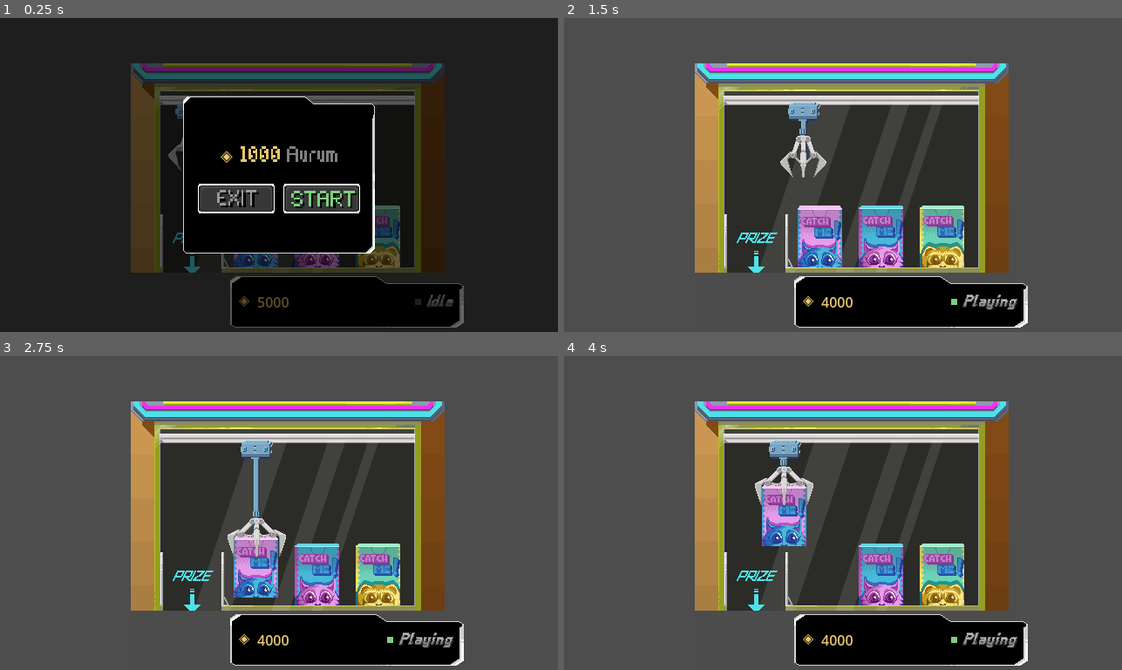
Above: before the commit, frames 1-4 (two rows, left to right).
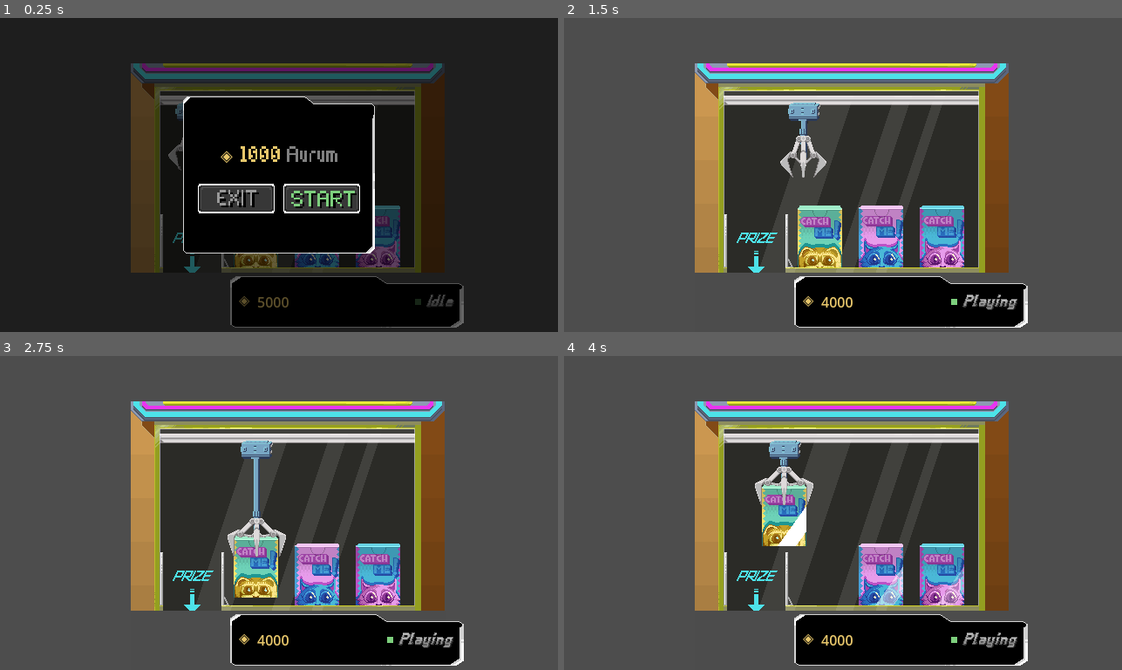
Above: after the commit, the same moments.

Repository: Sandy4j/crane_minigame
Game: Godot game, scene res://CraneMachine.tscn
The game is run twice, just before and just after one commit, with the same random seed, the same clock (stepped at 60 frames per second) and the same inputs.
Inputs:
- Up to frame 1 (0.25 s): no input
- Up to frame 2 (1.5 s): click "START" at 0.5 s; hold Right (right) from 1.28 s (still down); tap Space (grab) at 1.35 s
- Up to frame 3 (2.75 s): release Right (right) at 2.03 s; hold Left (left) from 2.03 s (still down); tap Space (grab) at 2.1 s
- Up to frame 4 (4 s): release Left (left) at 2.78 s; hold Right (right) from 2.78 s (still down); tap Space (grab) at 2.85, 3.6 s

The runs differ from the first frame. In frame 1, 1.1% of the frame differs, in the area x 41-72%, y 59-80%; in frame 2, 3.6%; in frame 3, 3.5%; in frame 4, 3.6%.

Commit message:
feat: add box highlight shader and box randomization

Diff:
--- /dev/null
+++ b/Box_Highlight.gdshader
@@ -0,0 +1,41 @@
+shader_type canvas_item;
+
+// The color that flashes when highlighting the sprite
+uniform vec4 highlight_color : source_color = vec4(1.0, 1.0, 1.0, 1.0);
+
+// Used to control the time between flashes
+uniform float frequency : hint_range(0.0, 25.0) = 0.35;
+
+// Speed of each flash
+uniform float highlight_speed : hint_range(0.0, 25.0) = 6.0;
+
+// How much area each flash covers (width)
+uniform float highlight_width : hint_range(0.0, 50.0) = 15.0;
+
+// Opacity of the highlight effect
+uniform float highlight_opacity : hint_range(0.0, 1.0) = 0.3;
+
+// Toggle for the shader effect
+uniform bool active = true;
+
+void fragment( )
+{
+	vec4 input_color = texture(TEXTURE, UV);
+
+	if (!active) {
+		COLOR = input_color;
+	} else {
+		float width = 0.001 * frequency * highlight_width / 2.0;
+
+		// can play with + or - sign for each UV
+		// to control which direction the highlight moves
+		// ex. -UV.x - UV.y makes the highlight go from
+		// top left to bottom right
+		float value = floor(sin(frequency * ((-UV.x - UV.y) + TIME * highlight_speed)) + width);
+
+		// used to control when to use input color vs highlight color
+		float highlight = (value > 0.5 ? 1.0 : 0.0) * highlight_opacity;
+		vec3 new_color = mix(input_color.rgb, highlight_color.rgb, highlight);
+		COLOR = vec4(new_color, input_color.a);
+	}
+}
--- a/CraneMachine.tscn
+++ b/CraneMachine.tscn
@@ -23,7 +23,9 @@
 [ext_resource type="Script" path="res://UI/UI.gd" id="16_e03ug"]
 [ext_resource type="FontFile" uid="uid://1m8t6fwto306" path="res://Asset/font/bistrobold.fnt" id="16_hhadh"]
 [ext_resource type="PackedScene" uid="uid://6uvblp3i1p43" path="res://UI/CraneMachinePopup.tscn" id="18_gfoak"]
+[ext_resource type="Script" path="res://Scripts/Boxes.gd" id="18_wre2g"]
 [ext_resource type="Script" path="res://UI/CraneMachinePopup.gd" id="20_v6juf"]
+[ext_resource type="Shader" path="res://Box_Highlight.gdshader" id="20_x5xuc"]
 [ext_resource type="PackedScene" uid="uid://dm3wo07cp488v" path="res://UI/CraneResult.tscn" id="21_ptm1r"]
 [ext_resource type="PackedScene" uid="uid://b6x1wttgyi7q4" path="res://UI/CraneEmpty.tscn" id="22_3p82a"]
 [ext_resource type="Script" path="res://Scripts/VFXManager.gd" id="23_vfx01"]
@@ -102,11 +104,38 @@
 
 [sub_resource type="RectangleShape2D" id="RectangleShape2D_7vbr8"]
 
+[sub_resource type="ShaderMaterial" id="ShaderMaterial_kbavm"]
+shader = ExtResource("20_x5xuc")
+shader_parameter/highlight_color = Color(1, 1, 1, 1)
+shader_parameter/frequency = 0.35
+shader_parameter/highlight_speed = 6.0
+shader_parameter/highlight_width = 15.0
+shader_parameter/highlight_opacity = 1.0
+shader_parameter/active = true
+
 [sub_resource type="RectangleShape2D" id="RectangleShape2D_3suxs"]
 size = Vector2(50, 22.5)
 
+[sub_resource type="ShaderMaterial" id="ShaderMaterial_sjhhi"]
+shader = ExtResource("20_x5xuc")
+shader_parameter/highlight_color = Color(1, 1, 1, 1)
+shader_parameter/frequency = 0.35
+shader_parameter/highlight_speed = 6.0
+shader_parameter/highlight_width = 15.0
+shader_parameter/highlight_opacity = 0.5
+shader_parameter/active = true
+
 [sub_resource type="RectangleShape2D" id="RectangleShape2D_vf5m2"]
 size = Vector2(50, 22.5)
+
+[sub_resource type="ShaderMaterial" id="ShaderMaterial_ai6rc"]
+shader = ExtResource("20_x5xuc")
+shader_parameter/highlight_color = Color(1, 1, 1, 1)
+shader_parameter/frequency = 0.35
+shader_parameter/highlight_speed = 6.0
+shader_parameter/highlight_width = 15.0
+shader_parameter/highlight_opacity = 0.3
+shader_parameter/active = true
 
 [sub_resource type="RectangleShape2D" id="RectangleShape2D_36kft"]
 size = Vector2(50, 22.5)
@@ -205,48 +234,52 @@
 
 [node name="Boxes" type="Node2D" parent="."]
 texture_filter = 1
-
-[node name="Box A" type="Area2D" parent="Boxes" groups=["box"]]
+script = ExtResource("18_wre2g")
+
+[node name="BoxA" type="Area2D" parent="Boxes" groups=["box"]]
 z_index = 1
 z_as_relative = false
 position = Vector2(294, 251)
 metadata/_edit_lock_ = true
 
-[node name="Sprite2D" type="Sprite2D" parent="Boxes/Box A"]
+[node name="Sprite2D" type="Sprite2D" parent="Boxes/BoxA"]
+material = SubResource("ShaderMaterial_kbavm")
 texture = ExtResource("12_1g3iw")
 
-[node name="Marker2D" type="Marker2D" parent="Boxes/Box A/Sprite2D"]
+[node name="Marker2D" type="Marker2D" parent="Boxes/BoxA/Sprite2D"]
 position = Vector2(0, -50)
 
-[node name="CollisionShape2D" type="CollisionShape2D" parent="Boxes/Box A"]
+[node name="CollisionShape2D" type="CollisionShape2D" parent="Boxes/BoxA"]
 visible = false
 position = Vector2(0, -24.25)
 shape = SubResource("RectangleShape2D_3suxs")
 
-[node name="Box B" type="Area2D" parent="Boxes" groups=["box"]]
+[node name="BoxB" type="Area2D" parent="Boxes" groups=["box"]]
 z_index = 1
 z_as_relative = false
 position = Vector2(364, 251)
 metadata/_edit_lock_ = true
 
-[node name="Sprite2D" type="Sprite2D" parent="Boxes/Box B"]
+[node name="Sprite2D" type="Sprite2D" parent="Boxes/BoxB"]
+material = SubResource("ShaderMaterial_sjhhi")
 texture = ExtResource("13_2m47i")
 
-[node name="CollisionShape2D" type="CollisionShape2D" parent="Boxes/Box B"]
+[node name="CollisionShape2D" type="CollisionShape2D" parent="Boxes/BoxB"]
 visible = false
 position = Vector2(0, -24)
 shape = SubResource("RectangleShape2D_vf5m2")
 
-[node name="Box C" type="Area2D" parent="Boxes" groups=["box"]]
+[node name="BoxC" type="Area2D" parent="Boxes" groups=["box"]]
 z_index = 1
 z_as_relative = false
 position = Vector2(434, 251)
 metadata/_edit_lock_ = true
 
-[node name="Sprite2D" type="Sprite2D" parent="Boxes/Box C"]
+[node name="Sprite2D" type="Sprite2D" parent="Boxes/BoxC"]
+material = SubResource("ShaderMaterial_ai6rc")
 texture = ExtResource("14_r0roq")
 
-[node name="CollisionShape2D" type="CollisionShape2D" parent="Boxes/Box C"]
+[node name="CollisionShape2D" type="CollisionShape2D" parent="Boxes/BoxC"]
 visible = false
 position = Vector2(0, -24)
 shape = SubResource("RectangleShape2D_36kft")
--- a/CraneMachineHUD.tscn
+++ /dev/null
@@ -1,76 +0,0 @@
-[gd_scene load_steps=2 format=3 uid="uid://dai0otd40lasp"]
-
-[ext_resource type="Texture2D" uid="uid://bohydmx1mr4iw" path="res://Asset/font/ui_interaction_bg.png" id="1_hudbg"]
-
-[node name="CraneMachineHUD" type="CanvasLayer"]
-layer = 10
-
-[node name="HUDRoot" type="Control" parent="."]
-layout_mode = 3
-anchors_preset = 15
-anchor_right = 1.0
-anchor_bottom = 1.0
-grow_horizontal = 2
-grow_vertical = 2
-mouse_filter = 2
-
-[node name="HUDBar" type="NinePatchRect" parent="HUDRoot"]
-layout_mode = 1
-anchors_preset = 2
-anchor_top = 1.0
-anchor_bottom = 1.0
-offset_left = 12.0
-offset_top = -52.0
-offset_right = 280.0
-offset_bottom = -12.0
-grow_vertical = 0
-texture = ExtResource("1_hudbg")
-patch_margin_left = 12
-patch_margin_top = 12
-patch_margin_right = 20
-patch_margin_bottom = 12
-
-[node name="Content" type="HBoxContainer" parent="HUDRoot/HUDBar"]
-layout_mode = 1
-anchors_preset = 15
-anchor_right = 1.0
-anchor_bottom = 1.0
-offset_left = 10.0
-offset_top = 6.0
-offset_right = -10.0
-offset_bottom = -6.0
-grow_horizontal = 2
-grow_vertical = 2
-theme_override_constants/separation = 8
-
-[node name="AurumIcon" type="Label" parent="HUDRoot/HUDBar/Content"]
-layout_mode = 2
-theme_override_colors/font_color = Color(0.91, 0.78, 0.42, 1)
-theme_override_font_sizes/font_size = 16
-text = "◈"
-
-[node name="AurumLabel" type="Label" parent="HUDRoot/HUDBar/Content"]
-layout_mode = 2
-size_flags_horizontal = 3
-theme_override_colors/font_color = Color(0.91, 0.78, 0.42, 1)
-theme_override_font_sizes/font_size = 16
-text = "0"
-metadata/node_id = "aurum_label"
-
-[node name="Separator" type="VSeparator" parent="HUDRoot/HUDBar/Content"]
-layout_mode = 2
-size_flags_vertical = 4
-
-[node name="StatusDot" type="ColorRect" parent="HUDRoot/HUDBar/Content"]
-custom_minimum_size = Vector2(7, 7)
-layout_mode = 2
-size_flags_vertical = 4
-color = Color(0.23, 0.36, 0.23, 1)
-metadata/node_id = "status_dot"
-
-[node name="StatusLabel" type="Label" parent="HUDRoot/HUDBar/Content"]
-layout_mode = 2
-theme_override_colors/font_color = Color(0.6, 0.6, 0.6, 1)
-theme_override_font_sizes/font_size = 13
-text = "Idle"
-metadata/node_id = "status_label"
--- /dev/null
+++ b/Scripts/Boxes.gd
@@ -0,0 +1,25 @@
+extends Node2D
+
+const BOX_TEXTURES = [
+	preload("res://Asset/Crane_Game_Box_A.png"),
+	preload("res://Asset/Crane_Game_Box_B.png"),
+	preload("res://Asset/Crane_Game_Box_C.png"),
+	preload("res://Asset/Crane_Game_Box_D.png"),
+]
+
+@onready var boxes: Array = [
+	$BoxA,
+	$BoxB,
+	$BoxC,
+	]
+
+func _get_random_box_textures() -> Array:
+	var pool = BOX_TEXTURES.duplicate()
+	pool.shuffle()
+	return pool.slice(0, 3)
+
+func randomize_boxes() -> void:
+	var new_textures = _get_random_box_textures()
+	for i in range(boxes.size()):
+		if is_instance_valid(boxes[i]) and boxes[i].has_node("Sprite2D"):
+			boxes[i].get_node("Sprite2D").texture = new_textures[i]
--- a/Scripts/CraneMachine.gd
+++ b/Scripts/CraneMachine.gd
@@ -23,6 +23,7 @@
 @onready var result = $CraneResult
 @onready var empty = $CraneEmpty
 @onready var vfx_manager = $Main/VFXSucces
+@onready var boxes = $Boxes
 
 
 func _ready():
@@ -30,6 +31,7 @@
 	claw.box_dropped.connect(_on_box_dropped)
 	result.result_closed.connect(_on_result_closed)
 
+	boxes.randomize_boxes()
 	empty_label.visible = false
 	train.can_move = false
 
Not shown: 1 places in CraneMachine.tscn that only renumber resources
